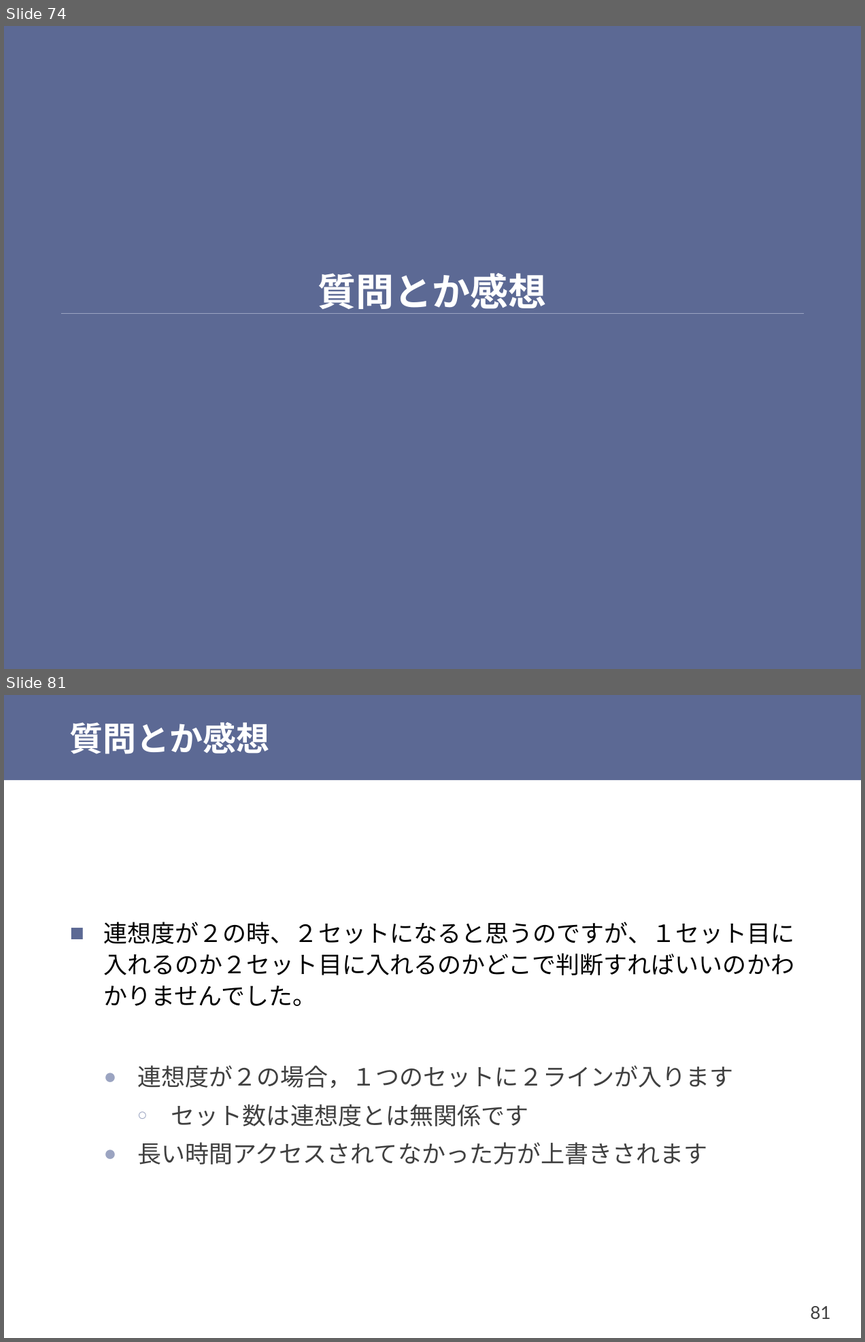
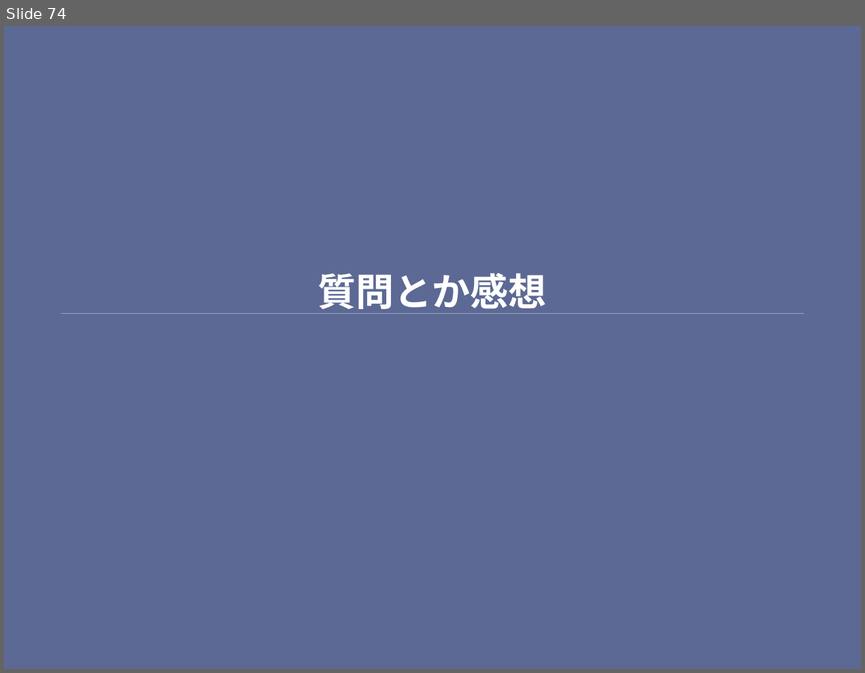
Before and after one commit to shioyadan/otya-computer-architecture-i, a slide deck: cai-shioya-11.pptx. Shown one above the other, each under a label of ours: slides 74 and 81 before the commit, slide 74 after it; the slides between them are not shown. The pictures are 865x1342 and 865x673 pixels, drawn with LibreOffice and Linux fonts; fonts in the diff are those of the drawing. Boxes give left, top, right and bottom in pixels: in the first picture for what was removed or moved away, otherwise in the second. Text is boxed around its words. In the diff, an @@ line names an element or a change of style, - is before the commit and + after.

```diff
--- a/cai-shioya-11.pptx
+++ b/cai-shioya-11.pptx
@@ slide 81 removed at <box>4,695,861,1338</box>, background #FFFFFF @@
@@ rectangle removed at <box>4,695,861,780</box> @@
@@ title removed at <box>70,722,270,754</box> @@
-質問とか感想
@@ text removed at <box>104,921,795,1164</box> @@
-■ 連想度が２の時、２セットになると思うのですが、１セット目に入れるのか２セット目に入れるのかどこで判断すればいいのかわかりませんでした。
-  ● 連想度が２の場合，１つのセットに２ラインが入ります
-    ○ セット数は連想度とは無関係です
-  ● 長い時間アクセスされてなかった方が上書きされます
@@ page number removed at <box>810,1306,830,1319</box> @@
-81
```
Also in this commit, not shown: 5 slides changed, 12 other slides removed.
